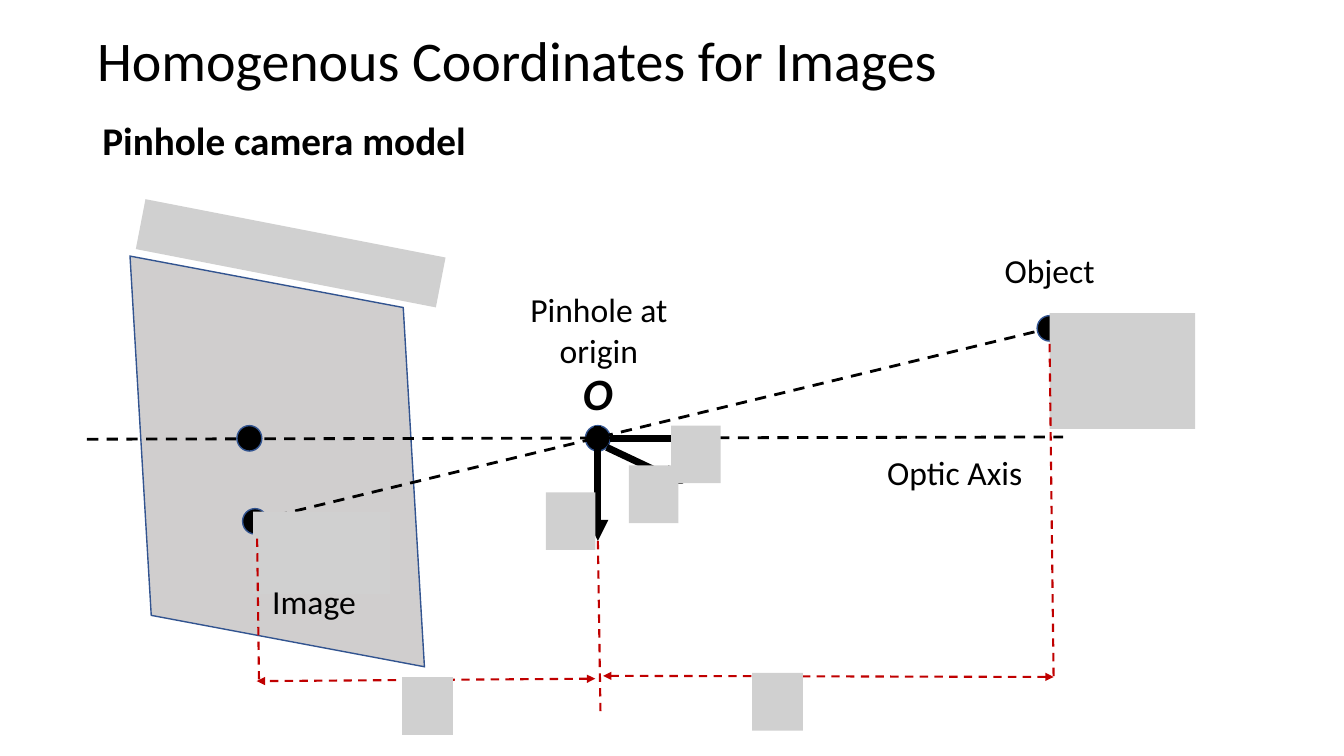
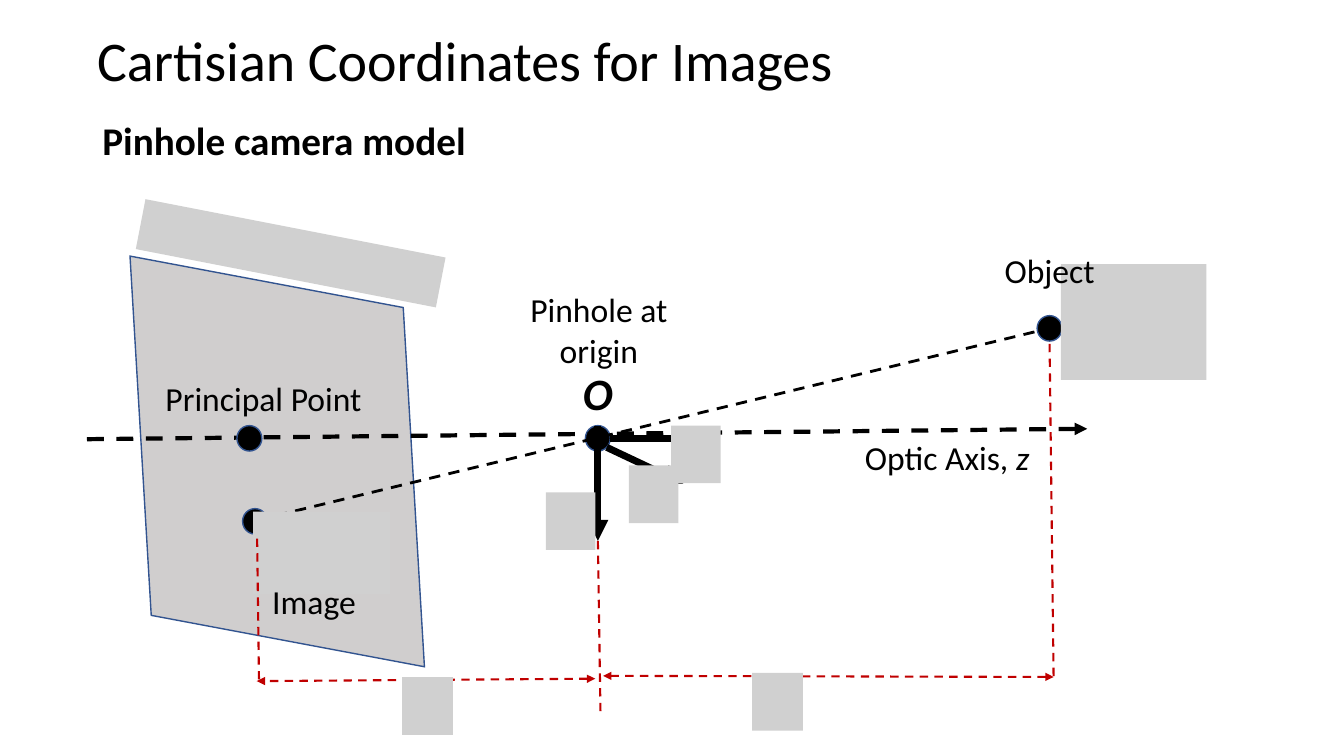
Before and after one commit to StephenElston/CSCI-E25, a slide deck: slide 10 of Slides/9_HomographyProjection.pptx (slide 7 before the commit). Drawn at 1344x756 pixels with LibreOffice and Linux fonts; fonts in the diff are those of the drawing; grey boxes stand for pictures. Boxes give left, top, right and bottom in pixels: in the first picture for what was removed or moved away, otherwise in the second. Text is boxed around its words. In the diff, an @@ line names an element or a change of style, - is before the commit and + after.

Commit message:
Updates slides on image transformations

```diff
--- a/Slides/9_HomographyProjection.pptx
+++ b/Slides/9_HomographyProjection.pptx
@@ title at <box>97,42,832,91</box>: text changed @@
-Homogenous Coordinates for Images
+Cartisian Coordinates for Images
@@ picture: place and size @@
-picture at <box>1050,314,1195,430</box>
+picture at <box>1062,264,1207,380</box>
@@ text added at <box>165,387,362,417</box>, 24 pt, text #000000 @@
+Principal Point
@@ line moved from (87, 440) - (1064, 438) to (87, 440) - (1088, 429) @@
@@ line (87, 440) - (1088, 429): line to arrow; stroke #000000 2 pt dashed to #000000 3 pt dashed @@
@@ text at <box>865,446,1029,476</box>: text changed @@
-Optic Axis
+Optic Axis, z
```
Also in this commit, not shown: 8 other slides changed, 7 slides added.
